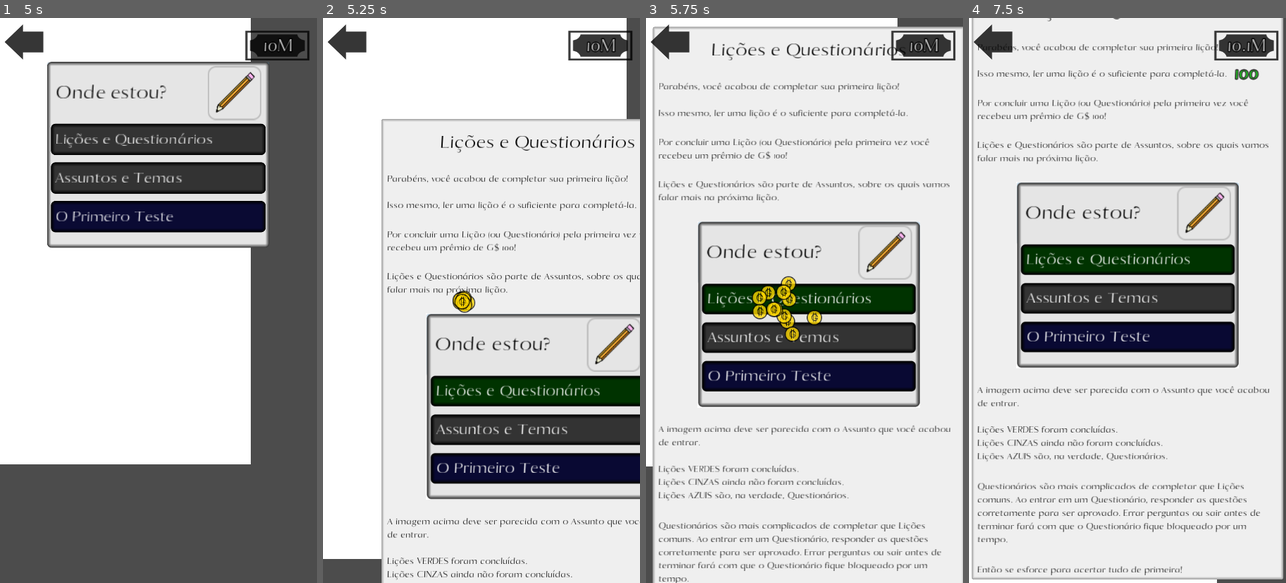
Above: before the commit, frames 1-4 (left to right).
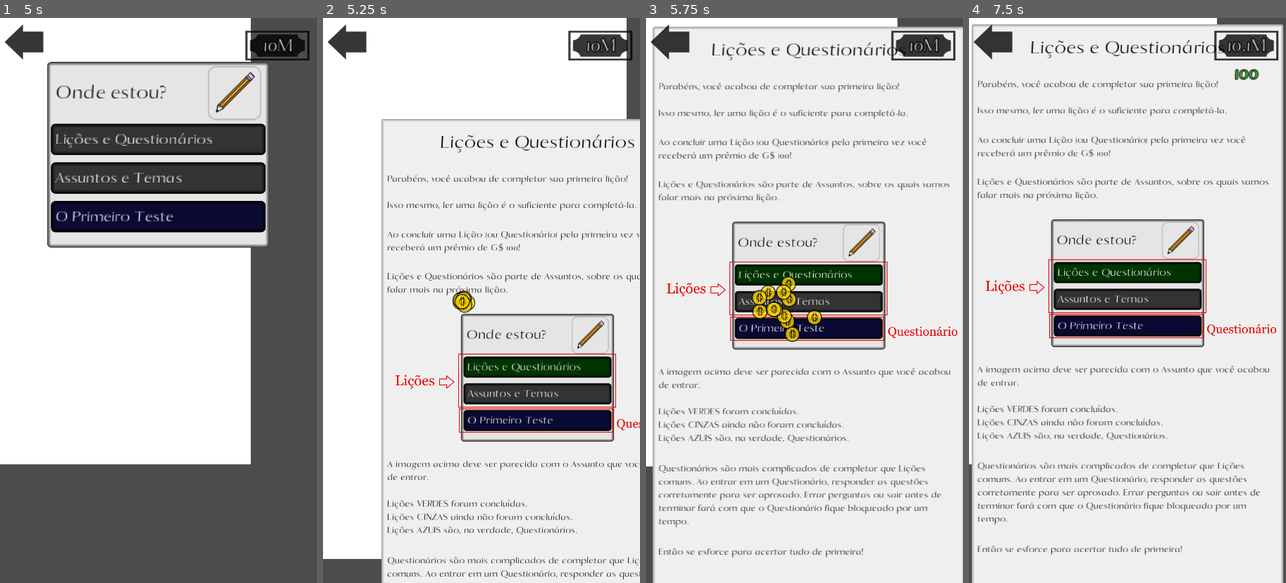
Above: after the commit, the same moments.

Repository: AndreMoukarzel/Grana-Preta
Game: Godot game, scene res://OpeningMenu.tscn
The game is run twice, just before and just after one commit, with the same random seed, the same clock (stepped at 60 frames per second) and the same inputs. The engine's default icon, where the game draws it, is replaced by a stand-in: a white triangle on a blue panel in a dark square.
Inputs (mouse positions are in pixels of both pictures, inside the frame that each line leads up to):
- Up to frame 1 (5 s): tap Enter at 0.5 s; move the mouse to (228, 272) at 0.52 s; click (228, 272) at 0.67 s; drag from (95, 328) to (142, 413) at 1.27 s; tap Space at 2 s; move the mouse to (190, 176) at 2.02 s; click (190, 176) at 2.17 s; click (133, 238) at 2.75 s; click "A Escola" at 3.5 s; click "Subject" at 4.25 s
- Up to frame 2 (5.25 s): click "Lições e Questionários" at 5 s
- Up to frame 3 (5.75 s): no input
- Up to frame 4 (7.5 s): drag from (1111, 413) to (1032, 215) at 5.77 s; move the mouse to (1222, 385) at 6.52 s; click (1222, 385) at 6.67 s; drag from (1032, 215) to (1079, 159) at 7.27 s

Frame 1 is identical in both runs. In frame 2, 18% of the frame differs, in the area x 20-100%, y 37-100%; in frame 3, 21%; in frame 4, 25%, in the area x 0-100%, y 0-100%.

Commit message:
Completes first Theme

Diff:
--- a/school/Lessons/LessonDB.gd
+++ b/school/Lessons/LessonDB.gd
@@ -12,9 +12,9 @@
 		NAME : "Lições e Questionários",
 		TYPE : "info",
 		CONTENT : ["\nParabéns, você acabou de completar sua primeira lição!\n\nIsso mesmo, ler uma lição é o suficiente para completá-la.",
-					"\nPor concluir uma Lição (ou Questionário) pela primeira vez você\nrecebeu um prêmio de G$ 100!",
+					"\nAo concluir uma Lição (ou Questionário) pela primeira vez você\nreceberá um prêmio de G$ 100!",
 					"\nLições e Questionários são parte de Assuntos, sobre os quais vamos\nfalar mais na próxima lição.\n",
-					"Licoes e Questionarios/1.png",
+					"Images/1.png",
 					"\nA imagem acima deve ser parecida com o Assunto que você acabou\nde entrar.\n\nLições VERDES foram concluídas.\nLições CINZAS ainda não foram concluídas.\nLições AZUIS são, na verdade, Questionários.",
 					"\nQuestionários são mais complicados de completar que Lições\ncomuns. Ao entrar em um Questionário, responder as questões\ncorretamente para ser aprovado. Errar perguntas ou sair antes de\nterminar fará com que o Questionário fique bloqueado por um\ntempo.",
 					"\nEntão se esforce para acertar tudo de primeira!"
@@ -23,15 +23,21 @@
 	{
 		NAME : "Assuntos e Temas",
 		TYPE : "info",
-		CONTENT : ["Hihi"]
+		CONTENT : ["\n\nAo completar todas as Lições de um Assunto, você terá concluído\no Assunto e receberá um prêmio de G$ 1000.",
+					"\nAo completar todos os Assuntos de um Tema, você terá concluído\num Tema e receberá um prêmio de G$ 10000.\n",
+					"Images/2.png",
+					"\nCompletar um Assunto ou Tema envolve mais trabalho do que\ncompletar uma Lição, e por isso seus prêmios são maiores.",
+					"\nAo completar o Questionário a seguir, você terá concluído o Assunto\n'Onde Estou?', e sendo este o único assunto do Tema 'A Escola',\nvocê completará o Tema também!",
+					"\nBoa sorte!"]
 	},
 	{
 		NAME : "O Primeiro Teste",
 		TYPE : "question",
 		CONTENT : [
-				["Do you like cheese?"], [["Chesse is spoiled milk.", "And I hate it."], ["Yes"], ["No"]],
-#				["Is Jesus your lord and savior?"], [["I'm a JEW"], ["What?"], ["I'm alergic to mexicans"], ["Yea he actually is."]],
-#				["Did this questionnaire work?"], [["FUCK YEA!"], ["acoes_codigos_001.png"]]
+				["Qual o prêmio por concluir um Assunto?"], [["G$ 1000"], ["G$ 100"], ["G$ 10000"]],
+				["Qual o prêmio por concluir um Tema?"], [["G$ 10000"], ["G$ 100"], ["G$ 1000"]],
+				["A seguinte imagem a seguir representa:", "/../school_icon.png"], [["Tema"], ["Assunto"], ["Lição"], ["Questionário"]],
+				["Como se conclui um Assunto?"], [["Completar todas as Lições do Assunto"], ["Completar o Questionário do Assunto"], ["Fazer uma dancinha"]]
 				],
 		LOCKTIME : [0, 0, 1]
 	}
Binary file added: school/Lessons/Images/1.png
Not shown, added: school/Lessons/Images/1.png.import
Binary file added: school/Lessons/Images/2.png
Not shown, changed: school/Lessons/Images/2.png.import
Binary file removed: school/Lessons/Licoes e Questionarios/1.png
